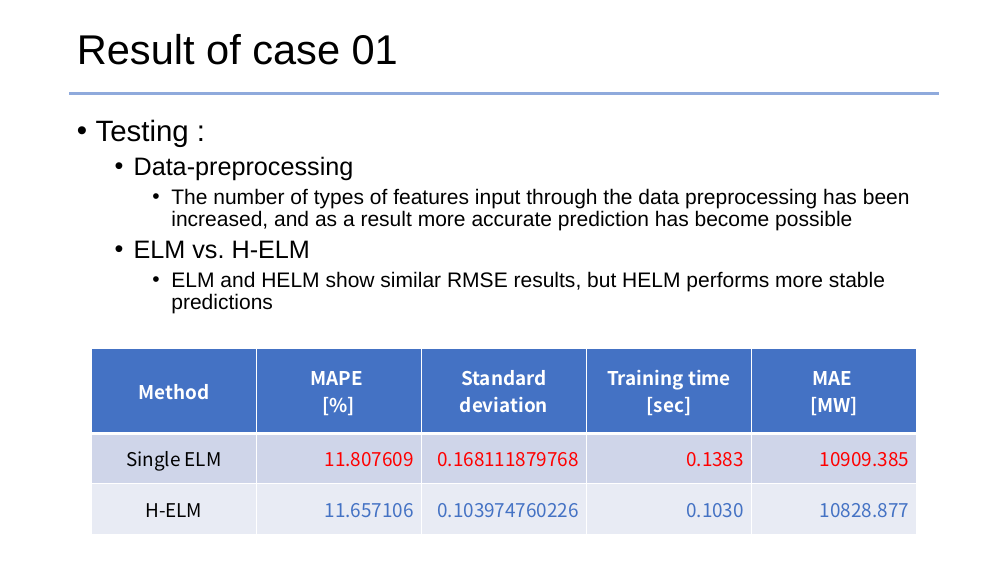
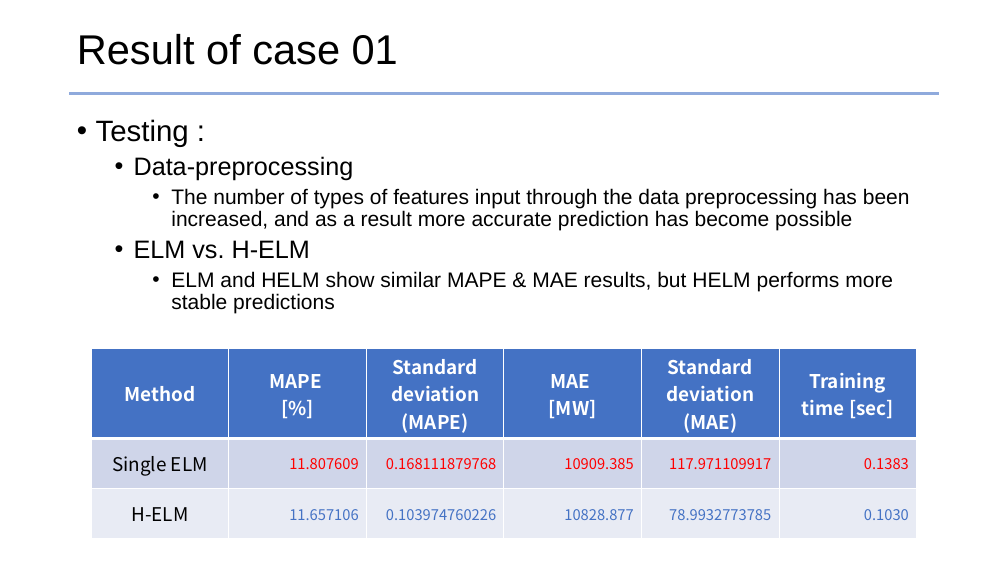
Before and after one commit to jhyun0919/STLF_of_Australian_NEM_by_H-ELM, a slide deck: slide 33 of ppt_slides/prepare_ELM2017_26MAY2017.pptx (slide 29 before the commit). Drawn at 1008x567 pixels with LibreOffice and Linux fonts; fonts in the diff are those of the drawing. Boxes give left, top, right and bottom in pixels: in the first picture for what was removed or moved away, otherwise in the second. Text is boxed around its words. In the diff, an @@ line names an element or a change of style, - is before the commit and + after.

```diff
--- a/ppt_slides/prepare_ELM2017_26MAY2017.pptx
+++ b/ppt_slides/prepare_ELM2017_26MAY2017.pptx
@@ text at (171,271,893,314): text changed @@
-    • ELM and HELM show similar RMSE results, but HELM performs more stable predictions
+    • ELM and HELM show similar MAPE & MAE results, but HELM performs more stable predictions
@@ table at (91,349,917,534) @@
-column 3: Standard deviation | 0.168111879768 | 0.103974760226
+column 3: Standard deviation / (MAPE) | 0.168111879768 | 0.103974760226
+column 4: MAE / [MW] | 10909.385 | 10828.877
+column 5: Standard deviation / (MAE) | 117.971109917 | 78.9932773785
-column 5: MAE / [MW] | 10909.385 | 10828.877
```
Also in this commit, not shown: 5 other slides changed, 4 slides added.
